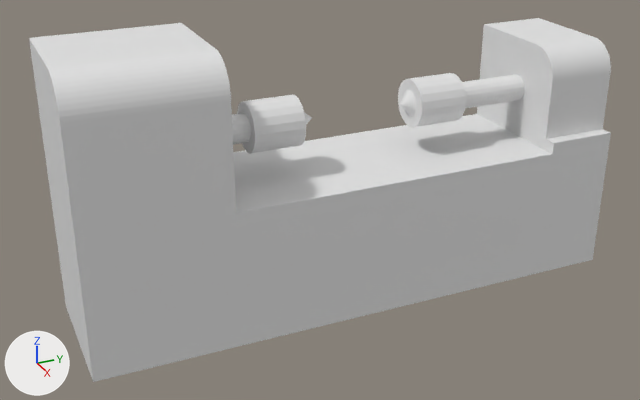
Before and after pictures for a commit that changed the Blender file assets/holz_drehmaschine/holz_drehmaschine.blend.
One viewpoint serves both versions: a 50 mm lens placed at (5.36, -2.6, 2.91), pointed at (0.03, -0.2, 0.25). Arrows for +X, +Y and +Z are at lower left; the lights stay in place.

Objects in the first picture: 'Cube', 'einspanner', 'links', 'maschina', 'spitz'.
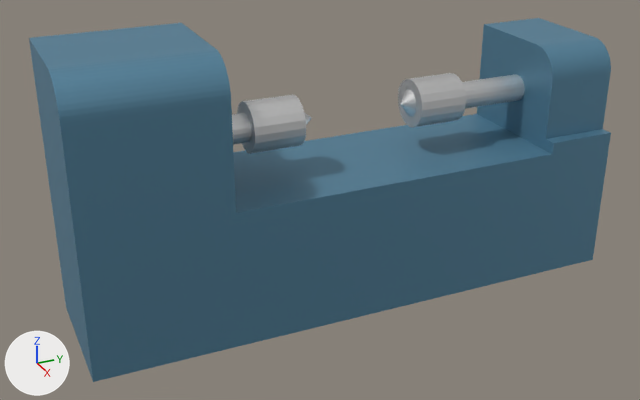
Where the change shows, as pixel boxes [x1, y1, x2, y2] in the pictures (640 x 400 px):
'Cube', recoloured (white to blue): [49, 114, 609, 382] in both
'maschina', recoloured (white to blue): [29, 23, 236, 243] in both
'einspanner', recoloured (white to blue): [477, 18, 611, 154] in both
'links', recoloured: [398, 73, 525, 127] in both
'spitz', recoloured: [232, 94, 312, 154] in both

Patch to the scene script:
```diff
--- a/assets/holz_drehmaschine/holz_drehmaschine.blend.py
+++ b/assets/holz_drehmaschine/holz_drehmaschine.blend.py
@@ mat_drehbank_metallisch @@
+mat_drehbank_metallisch = principled_material('drehbank_metallisch')
+mat_drehbank_metallisch.base_color = (0.108, 0.265, 0.386)  # blue #5c8da7
+mat_drehbank_metallisch.metallic = 0.4
@@ mat_drehmaschine_metall @@
+mat_drehmaschine_metall = principled_material('drehmaschine_metall')
+mat_drehmaschine_metall.base_color = (0.8, 0.8, 0.8)  # white #e7e7e7
+mat_drehmaschine_metall.metallic = 1.0
@@ me_cube_002 @@
 me_cube_002.from_pydata(...)  # 32 vertices, 18 faces; spans x -0.5..0.5, y -0.004..1.0, z -0.5..0.5
+me_cube_002.materials.append(mat_drehbank_metallisch)  # blue #5c8da7
@@ me_cube_003 @@
 me_cube_003.from_pydata(...)  # 50 vertices, 35 faces; spans x -0.5..0.5, y -0.5..0.5, z -0.5..0.25
+me_cube_003.materials.append(mat_drehbank_metallisch)  # blue #5c8da7
@@ me_cylinder_002 @@
 me_cylinder_002.from_pydata(...)  # 160 vertices, 142 faces; spans x -0.177..0.177, y -0.177..0.177, z -0.416..0.803
+me_cylinder_002.materials.append(mat_drehmaschine_metall)  # white #e7e7e7
@@ me_cylinder_003 @@
 me_cylinder_003.from_pydata(...)  # 160 vertices, 142 faces; spans x -0.177..0.177, y -0.177..0.177, z -0.134..1.007
+me_cylinder_003.materials.append(mat_drehmaschine_metall)  # white #e7e7e7
@@ me_cube @@
 me_cube.from_pydata(...)  # 8 vertices, 6 faces; spans x -1.0..1.0, y -1.0..1.0, z -1.0..1.0
+me_cube.materials.append(mat_drehbank_metallisch)  # blue #5c8da7
```
